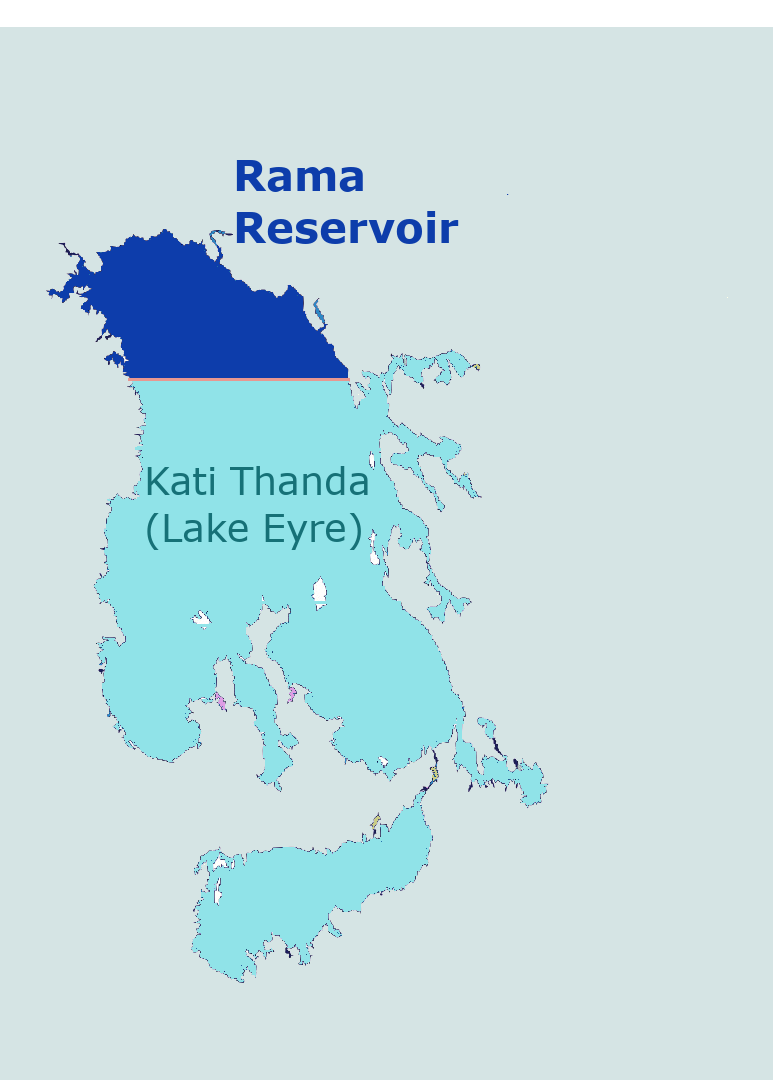
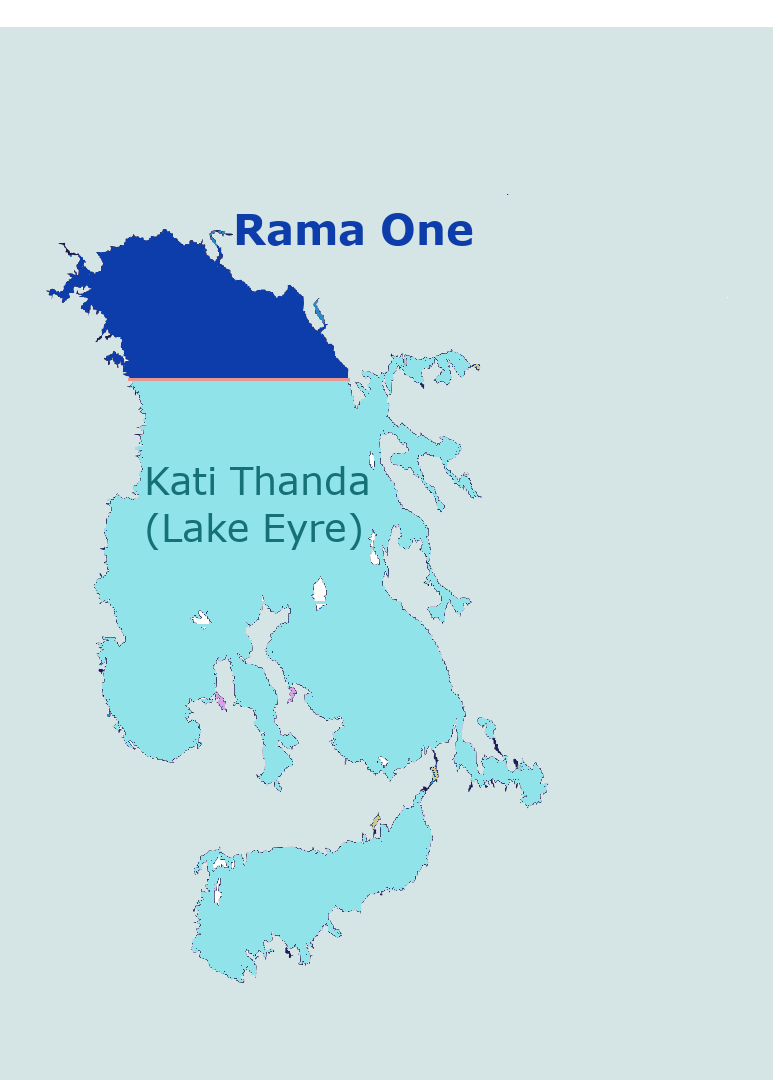
Layered file, before and after one edit (780x1080). Changes by layer:
renamed "Rama ..." to "Rama One ...", painted on it over [236, 160, 473, 246]
